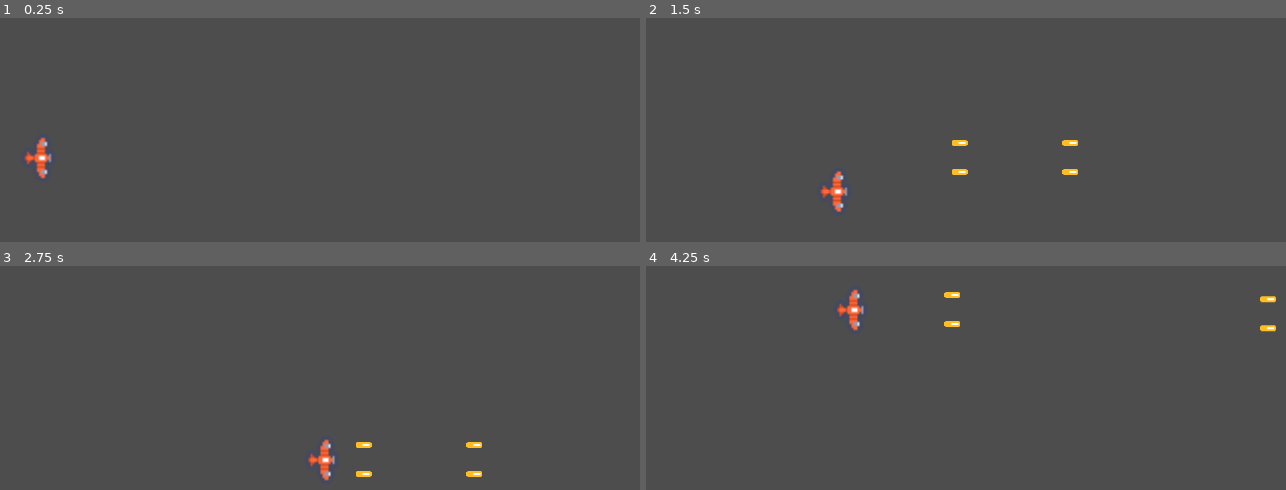
Above: before the commit, frames 1-4 (two rows, left to right).
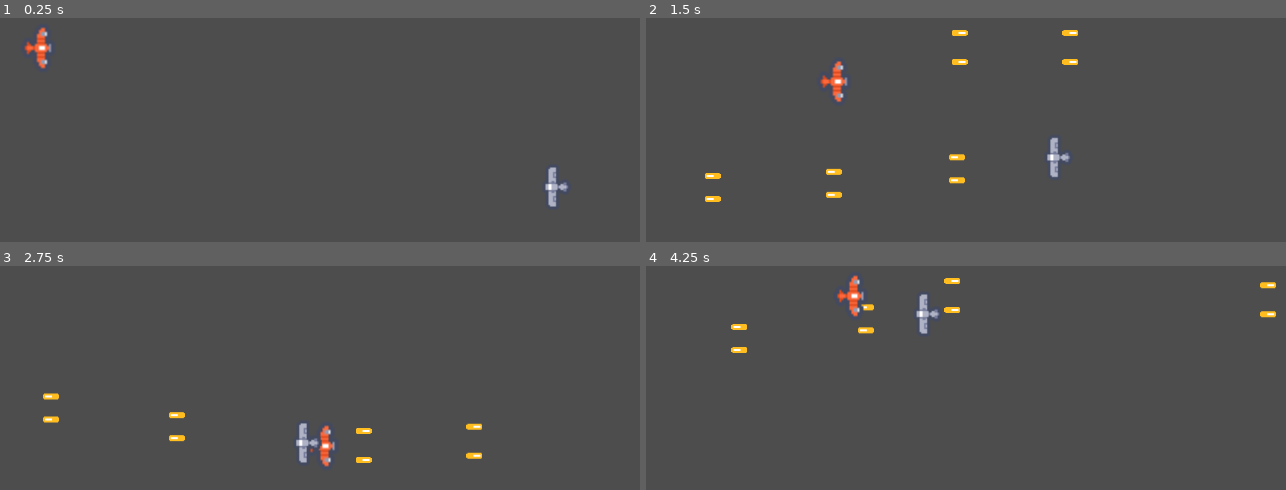
Above: after the commit, the same moments.

Repository: scalaview/shmup
Game: Godot game, scene res://scenes/main.tscn
Two runs of this game, one before a commit and one after it. Both use one fixed random seed, a clock stepped at 60 frames per second and the inputs below.
Inputs:
- Up to frame 1 (0.25 s): no input
- Up to frame 2 (1.5 s): hold Right (right) 0.53-1.28 s; hold Space (shoot) 0.53-1.28 s; hold S (down) from 1.28 s (still down); tap Space (shoot) at 1.35 s
- Up to frame 3 (2.75 s): release S (down) at 2.03 s; hold Right (right) from 2.03 s (still down); hold Space (shoot) from 2.03 s (still down)
- Up to frame 4 (4.25 s): release Right (right) at 2.78 s; release Space (shoot) at 2.78 s; hold W (up) 2.78-3.53 s; tap Space (shoot) at 2.85 s; hold A (left) from 3.53 s (still down); hold Space (shoot) from 3.53 s (still down)

The runs differ from the first frame. In frame 1, 1.1% of the frame differs, in the area x 3-89%, y 4-85%; in frame 2, 1.9%, in the area x 9-68%, y 5-87%; in frame 3, 1.6%; in frame 4, 1.6%.

Commit message:
implement enemy

Diff:
--- /dev/null
+++ b/scenes/enemy.gd
@@ -0,0 +1,33 @@
+extends CharacterBody2D
+
+var player: Node2D = null
+
+@export var speed: int = 2
+@onready var weapon_left: Weapon = $WeaponLeft
+@onready var weapon_right: Weapon =  $WeaponRight
+@onready var shooter_speed: Timer = $ShooterSpeed
+
+func _ready():
+	$Detection.area_entered.connect(on_area_entered)
+	shooter_speed.timeout.connect(on_shooter_speed_timeout)
+
+func _physics_process(_delta):
+	var movement = Vector2(-2, 0)
+
+	if player:
+		movement = position.direction_to(player.global_position) * speed
+
+	move_and_collide(movement)
+
+
+func on_area_entered(area: Area2D):
+	player = area
+
+func shoot():
+	shooter_speed.start()
+	weapon_left.shoot()
+	weapon_right.shoot()
+
+
+func on_shooter_speed_timeout():
+	shoot()
--- /dev/null
+++ b/scenes/enemy.tscn
@@ -0,0 +1,45 @@
+[gd_scene load_steps=7 format=3 uid="uid://f0tw5gtt0l65"]
+
+[ext_resource type="Script" path="res://scenes/enemy.gd" id="1_1qos4"]
+[ext_resource type="Texture2D" uid="uid://k5s5cll80hmt" path="res://scenes/enemy_ship.png" id="1_dh8cv"]
+[ext_resource type="PackedScene" uid="uid://bu7qn3eyuhlsg" path="res://scenes/weapon.tscn" id="3_i117o"]
+[ext_resource type="PackedScene" uid="uid://brwpx1xlrt2bb" path="res://scenes/enemy_bullet.tscn" id="4_pym6n"]
+
+[sub_resource type="RectangleShape2D" id="RectangleShape2D_m5hy2"]
+size = Vector2(15.5, 28)
+
+[sub_resource type="CircleShape2D" id="CircleShape2D_jykdm"]
+radius = 400.0
+
+[node name="Enemy" type="CharacterBody2D"]
+script = ExtResource("1_1qos4")
+
+[node name="CollisionShape2D" type="CollisionShape2D" parent="."]
+position = Vector2(0.25, 0)
+scale = Vector2(1.5, 1.5)
+shape = SubResource("RectangleShape2D_m5hy2")
+
+[node name="Sprite2D" type="Sprite2D" parent="."]
+rotation = -1.5708
+scale = Vector2(1.5, 1.5)
+texture = ExtResource("1_dh8cv")
+
+[node name="Detection" type="Area2D" parent="."]
+collision_layer = 0
+collision_mask = 2
+
+[node name="CollisionShape2D" type="CollisionShape2D" parent="Detection"]
+shape = SubResource("CircleShape2D_jykdm")
+
+[node name="WeaponLeft" parent="." instance=ExtResource("3_i117o")]
+position = Vector2(-10, 12)
+bullet_scene = ExtResource("4_pym6n")
+
+[node name="WeaponRight" parent="." instance=ExtResource("3_i117o")]
+position = Vector2(-10, -11)
+bullet_scene = ExtResource("4_pym6n")
+
+[node name="ShooterSpeed" type="Timer" parent="."]
+wait_time = 0.3
+one_shot = true
+autostart = true
--- /dev/null
+++ b/scenes/enemy_bullet.gd
@@ -0,0 +1,7 @@
+extends Area2D
+class_name EnemyBullet
+
+const SPEED = 500
+
+func _process(delta):
+	position.x -= delta * SPEED
--- /dev/null
+++ b/scenes/enemy_bullet.tscn
@@ -0,0 +1,146 @@
+[gd_scene load_steps=6 format=3 uid="uid://brwpx1xlrt2bb"]
+
+[ext_resource type="Script" path="res://scenes/enemy_bullet.gd" id="1_mbgeb"]
+[ext_resource type="Texture2D" uid="uid://dgv605c2i5fna" path="res://assets/tiles.png" id="2_hq702"]
+
+[sub_resource type="RectangleShape2D" id="RectangleShape2D_nqetu"]
+size = Vector2(16, 6)
+
+[sub_resource type="TileSetAtlasSource" id="TileSetAtlasSource_l5cuo"]
+texture = ExtResource("2_hq702")
+0:0/0 = 0
+1:0/0 = 0
+2:0/0 = 0
+3:0/0 = 0
+4:0/0 = 0
+5:0/0 = 0
+6:0/0 = 0
+7:0/0 = 0
+8:0/0 = 0
+9:0/0 = 0
+10:0/0 = 0
+11:0/0 = 0
+0:1/0 = 0
+1:1/0 = 0
+2:1/0 = 0
+3:1/0 = 0
+4:1/0 = 0
+5:1/0 = 0
+6:1/0 = 0
+7:1/0 = 0
+8:1/0 = 0
+9:1/0 = 0
+10:1/0 = 0
+11:1/0 = 0
+0:2/0 = 0
+1:2/0 = 0
+2:2/0 = 0
+3:2/0 = 0
+4:2/0 = 0
+5:2/0 = 0
+6:2/0 = 0
+7:2/0 = 0
+8:2/0 = 0
+9:2/0 = 0
+10:2/0 = 0
+11:2/0 = 0
+0:3/0 = 0
+1:3/0 = 0
+2:3/0 = 0
+3:3/0 = 0
+4:3/0 = 0
+5:3/0 = 0
+6:3/0 = 0
+7:3/0 = 0
+8:3/0 = 0
+9:3/0 = 0
+10:3/0 = 0
+11:3/0 = 0
+0:4/0 = 0
+1:4/0 = 0
+2:4/0 = 0
+3:4/0 = 0
+4:4/0 = 0
+5:4/0 = 0
+6:4/0 = 0
+7:4/0 = 0
+8:4/0 = 0
+9:4/0 = 0
+10:4/0 = 0
+11:4/0 = 0
+0:5/0 = 0
+1:5/0 = 0
+2:5/0 = 0
+3:5/0 = 0
+4:5/0 = 0
+5:5/0 = 0
+6:5/0 = 0
+7:5/0 = 0
+8:5/0 = 0
+9:5/0 = 0
+10:5/0 = 0
+11:5/0 = 0
+0:6/0 = 0
+1:6/0 = 0
+2:6/0 = 0
+3:6/0 = 0
+4:6/0 = 0
+5:6/0 = 0
+6:6/0 = 0
+7:6/0 = 0
+8:6/0 = 0
+9:6/0 = 0
+10:6/0 = 0
+11:6/0 = 0
+0:7/0 = 0
+1:7/0 = 0
+2:7/0 = 0
+3:7/0 = 0
+4:7/0 = 0
+5:7/0 = 0
+6:7/0 = 0
+7:7/0 = 0
+8:7/0 = 0
+9:7/0 = 0
+10:7/0 = 0
+11:7/0 = 0
+0:8/0 = 0
+1:8/0 = 0
+2:8/0 = 0
+3:8/0 = 0
+4:8/0 = 0
+5:8/0 = 0
+6:8/0 = 0
+7:8/0 = 0
+8:8/0 = 0
+9:8/0 = 0
+10:8/0 = 0
+11:8/0 = 0
+0:9/0 = 0
+1:9/0 = 0
+2:9/0 = 0
+3:9/0 = 0
+4:9/0 = 0
+5:9/0 = 0
+6:9/0 = 0
+7:9/0 = 0
+8:9/0 = 0
+9:9/0 = 0
+10:9/0 = 0
+11:9/0 = 0
+
+[sub_resource type="TileSet" id="TileSet_c7n71"]
+sources/0 = SubResource("TileSetAtlasSource_l5cuo")
+
+[node name="EnemyBullet" type="Area2D"]
+script = ExtResource("1_mbgeb")
+
+[node name="CollisionShape2D" type="CollisionShape2D" parent="."]
+shape = SubResource("RectangleShape2D_nqetu")
+
+[node name="TileMap" type="TileMap" parent="."]
+position = Vector2(8, 8)
+rotation = -1.5708
+tile_set = SubResource("TileSet_c7n71")
+format = 2
+layer_0/tile_data = PackedInt32Array(-65536, 0, 0)
--- a/scenes/main.tscn
+++ b/scenes/main.tscn
@@ -1,6 +1,7 @@
-[gd_scene load_steps=2 format=3 uid="uid://c6tilluuus3wk"]
+[gd_scene load_steps=3 format=3 uid="uid://c6tilluuus3wk"]
 
 [ext_resource type="PackedScene" uid="uid://weanipusdv4x" path="res://scenes/player.tscn" id="1_576m3"]
+[ext_resource type="PackedScene" uid="uid://f0tw5gtt0l65" path="res://scenes/enemy.tscn" id="2_3v5lc"]
 
 [node name="Main" type="Node2D"]
 
@@ -9,3 +10,7 @@
 [node name="Entities" type="Node2D" parent="."]
 
 [node name="Player" parent="Entities" groups=["player_layer"] instance=ExtResource("1_576m3")]
+position = Vector2(39, 166)
+
+[node name="Enemy" parent="." instance=ExtResource("2_3v5lc")]
+position = Vector2(586, 305)
--- a/scenes/player.tscn
+++ b/scenes/player.tscn
@@ -9,13 +9,10 @@
 size = Vector2(27, 42)
 
 [node name="Player" type="CharacterBody2D"]
-position = Vector2(39, 276)
+collision_layer = 0
+collision_mask = 0
 script = ExtResource("1_lhjf6")
 bullet_scene = ExtResource("2_16nsq")
-
-[node name="CollisionShape2D" type="CollisionShape2D" parent="."]
-position = Vector2(-0.5, 0)
-shape = SubResource("RectangleShape2D_hcj8q")
 
 [node name="Sprite2D" type="Sprite2D" parent="."]
 rotation = 1.5708
@@ -34,3 +31,11 @@
 wait_time = 0.5
 one_shot = true
 autostart = true
+
+[node name="Area2D" type="Area2D" parent="."]
+collision_layer = 2
+collision_mask = 0
+
+[node name="CollisionShape2D" type="CollisionShape2D" parent="Area2D"]
+position = Vector2(-0.5, 0)
+shape = SubResource("RectangleShape2D_hcj8q")
Binary file added: scenes/enemy_ship.png
Not shown, added: scenes/enemy_ship.png.import
